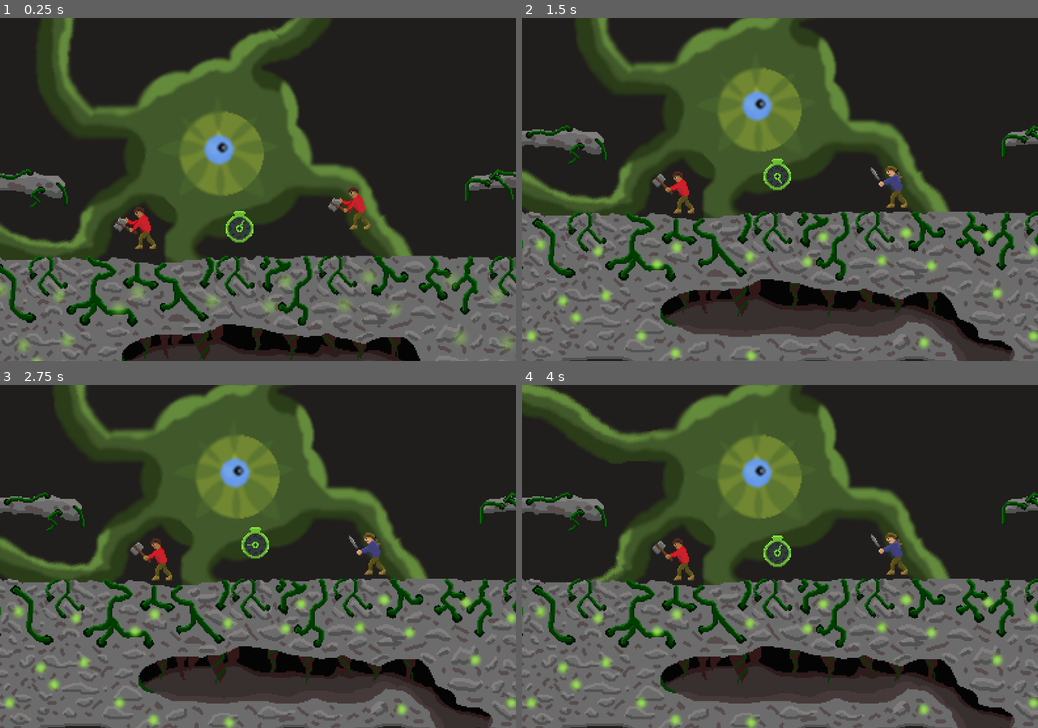
Above: before the commit, frames 1-4 (two rows, left to right).
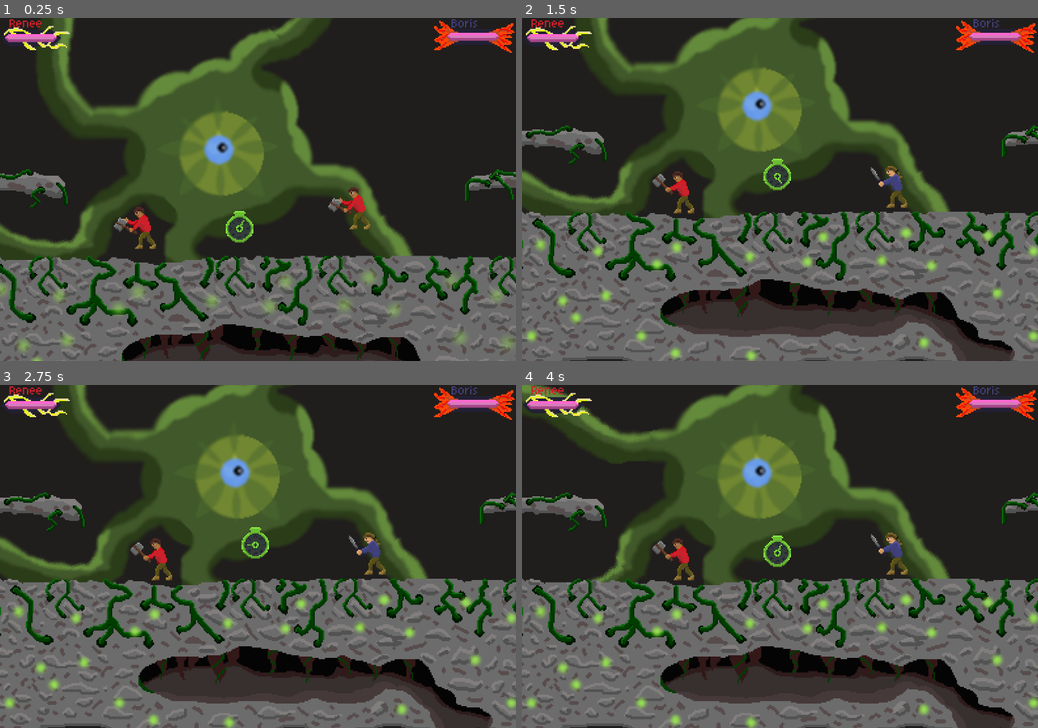
Above: after the commit, the same moments.

Repository: Justiniscoding/HavenHamilton
Game: Godot game, scene res://Scenes/game.tscn
The game is run twice, just before and just after one commit, with the same random seed, the same clock (stepped at 60 frames per second) and the same inputs. Sound files missing from this copy of the repository are replaced by a short silence.
Inputs:
- Up to frame 1 (0.25 s): no input
- Up to frame 2 (1.5 s): tap Enter (Set1) at 0.5, 0.6 s; tap S (down2) at 1.35 s
- Up to frame 3 (2.75 s): hold Down (down1) from 2.03 s (still down); tap Enter (Set1) at 2.1 s
- Up to frame 4 (4 s): release Down (down1) at 2.78 s; tap S (down2) at 2.85 s; tap Enter (Set1) at 3.6 s

The runs differ from the first frame. In frame 1, 1.2% of the frame differs, in the area x 0-100%, y 0-11%; in frame 2, 1.2%; in frame 3, 1.2%; in frame 4, 1.3%.
Error in both runs: Cannot call method 'connect' on a null value. (res://Scripts/game.gd:7)

Commit message:
various pvp changes

Diff:
--- a/Scenes/fireball.tscn
+++ b/Scenes/fireball.tscn
@@ -1,10 +1,11 @@
 [gd_scene format=3 uid="uid://bhl2qa4dy4pqe"]
 
 [ext_resource type="Script" uid="uid://ccafephfnmla0" path="res://Scripts/fireball.gd" id="1_0mxqg"]
-[ext_resource type="Texture2D" uid="uid://cfxr30ho306yx" path="res://Art/Fire Ball.png" id="1_xi7wk"]
+[ext_resource type="Texture2D" uid="uid://b605cax87cedk" path="res://Art/Fire Ball.png" id="1_xi7wk"]
 
-[sub_resource type="CircleShape2D" id="CircleShape2D_0mxqg"]
-radius = 2.0
+[sub_resource type="CapsuleShape2D" id="CapsuleShape2D_o5yvi"]
+radius = 4.0
+height = 15.0
 
 [sub_resource type="AtlasTexture" id="AtlasTexture_5cld6"]
 atlas = ExtResource("1_xi7wk")
@@ -120,7 +121,7 @@
 
 [node name="CollisionShape2D" type="CollisionShape2D" parent="." unique_id=1672883512]
 position = Vector2(0, -1)
-shape = SubResource("CircleShape2D_0mxqg")
+shape = SubResource("CapsuleShape2D_o5yvi")
 
 [node name="AnimatedSprite2D" type="AnimatedSprite2D" parent="." unique_id=58317549]
 sprite_frames = SubResource("SpriteFrames_xs5hf")
--- a/Scenes/game.tscn
+++ b/Scenes/game.tscn
@@ -90,20 +90,20 @@
 [node name="Control" type="CanvasLayer" parent="." unique_id=251352132]
 
 [node name="Boris" type="TextureProgressBar" parent="Control" unique_id=33905053]
-offset_left = 186.0
-offset_top = -135.0
-offset_right = 314.0
-offset_bottom = -71.0
+offset_left = 320.0
+offset_top = -2.0
+offset_right = 448.0
+offset_bottom = 62.0
 value = 100.0
 texture_under = ExtResource("5_i6g32")
 texture_progress = ExtResource("6_1l0tm")
 texture_progress_offset = Vector2(13, 13)
 
 [node name="Renee" type="TextureProgressBar" parent="Control" unique_id=1410879824]
-offset_left = -145.0
-offset_top = -135.0
-offset_right = -17.0
-offset_bottom = -71.0
+offset_left = -9.0
+offset_top = -1.0
+offset_right = 119.0
+offset_bottom = 63.0
 value = 100.0
 texture_under = ExtResource("5_v158k")
 texture_progress = ExtResource("6_1l0tm")
--- a/Scenes/lightning.tscn
+++ b/Scenes/lightning.tscn
@@ -4,7 +4,7 @@
 [ext_resource type="Texture2D" uid="uid://dbketk15xrekl" path="res://Art/Lightning Bolt.png" id="2_7ouyy"]
 
 [sub_resource type="RectangleShape2D" id="RectangleShape2D_7ouyy"]
-size = Vector2(26, 83)
+size = Vector2(19, 70)
 
 [sub_resource type="AtlasTexture" id="AtlasTexture_41j16"]
 atlas = ExtResource("2_7ouyy")
@@ -67,8 +67,9 @@
 script = ExtResource("1_wca04")
 
 [node name="CollisionShape2D" type="CollisionShape2D" parent="." unique_id=1169388123]
-position = Vector2(1, -0.5)
+position = Vector2(0, 7)
 shape = SubResource("RectangleShape2D_7ouyy")
 
 [node name="AnimatedSprite2D" type="AnimatedSprite2D" parent="." unique_id=991060253]
 sprite_frames = SubResource("SpriteFrames_xs5hf")
+frame = 3
--- a/Scripts/fireball.gd
+++ b/Scripts/fireball.gd
@@ -13,7 +13,7 @@
 func _physics_process(delta: float) -> void:
 	timer += delta
 
-	if timer > 1:
+	if timer > 1.5:
 		$AnimatedSprite2D.play("explode")
 		set_physics_process(false)
 		$AnimatedSprite2D.connect("animation_finished", func():
@@ -26,6 +26,7 @@
 				$AnimatedSprite2D.play("explode")
 				set_physics_process(false)
 				body.targetVel.x = 400 * direction
+				Global.remove_hp(2, 5)
 				$AnimatedSprite2D.connect("animation_finished", func():
 					queue_free())
 				return
--- a/Scripts/game.gd
+++ b/Scripts/game.gd
@@ -10,11 +10,8 @@
 	var tween: Tween = get_tree().create_tween()
 	print(Global.p1hp)
 	print(Global.p2hp)
-	print("the palyer number is")
 	if playerNum == 2:
-		tween.tween_property($Camera2D/Renee, "value", Global.p2hp, 1.5)
+		tween.tween_property($Control/Renee, "value", Global.p2hp, 1.5)
 	else:
-		tween.tween_property($Camera2D/Boris, "value", Global.p1hp, 1.5)
+		tween.tween_property($Control/Boris, "value", Global.p1hp, 1.5)
 	tween.play()
-	# $Camera2D/Renee.value = Global.p1hp
-	# $Camera2D/Boris.value = Global.p2hp
--- a/Scripts/player.gd
+++ b/Scripts/player.gd
@@ -77,6 +77,8 @@
 var weaponState = WeaponState.READY
 var didAttack = false
 
+var forcedDirection = 0
+
 func _ready() -> void:
 	pnum = str(playerNumber)
 
@@ -99,11 +101,13 @@
 			startup.reset(weapons["short" + pnum].charge)
 			currentAttack = Attacks.SHORT
 			weaponState = WeaponState.CHARGING
+			forcedDirection = 1 if $AnimatedSprite2D.flip_h else -1
 			print("charging")
 
 		if Input.is_action_just_pressed("range" + pnum):
 			$AnimatedSprite2D.play("range" + pnum)
 			startup.reset(weapons["range" + pnum].charge)
+			forcedDirection = 1 if $AnimatedSprite2D.flip_h else -1
 			currentAttack = Attacks.RANGED
 			weaponState = WeaponState.CHARGING
 
@@ -121,6 +125,8 @@
 
 			if not player == null and not currentAttack == Attacks.NONE and not didAttack:
 				didAttack = true
+
+				Global.remove_hp(1 if playerNumber == 2 else 2, 3)
 
 				player.targetVel.y = -1000
 				player.targetVel.x = 1000 if $AnimatedSprite2D.flip_h else -1000
@@ -180,6 +186,9 @@
 	if not is_on_floor():
 		direction *= 0.75
 
+	if currentAttack == Attacks.NONE:
+		forcedDirection = 0
+
 	targetVel = lerp(targetVel, Vector2.ZERO, 0.2)
 
 	if direction != 0:
@@ -191,12 +200,12 @@
 			$AnimatedSprite2D.play("idle" + pnum)
 		velocity.x = lerp(velocity.x, 0.0, 0.25)
 
-	if velocity.x > 0:
+	if velocity.x > 0 and forcedDirection != -1:
 		$AnimatedSprite2D.flip_h = true
 		$AnimatedSprite2D.offset.x = 7
 		$Weapon.scale.x = -1
 		$Weapon.position.x = 18
-	elif velocity.x < 0:
+	elif velocity.x < 0 and forcedDirection != 1:
 		$AnimatedSprite2D.flip_h = false
 		$AnimatedSprite2D.offset.x = -7
 		$Weapon.scale.x = 1
--- a/Scripts/time_token.gd
+++ b/Scripts/time_token.gd
@@ -20,6 +20,7 @@
 		if time >= 0.5:
 			playerNode.get_node("AnimatedSprite2D").material.set_shader_parameter("enabled", false)
 			playerNode.position = teleTo
+			playerNode.canDoubleJump = true
 			playerNode.get_node("AnimatedSprite2D").material.set_shader_parameter("time", 0.0)
 			queue_free()
 			return
--- a/project.godot
+++ b/project.godot
@@ -80,6 +80,7 @@
 "events": [Object(InputEventKey,"resource_local_to_scene":false,"resource_name":"","device":-1,"window_id":0,"alt_press …(195 unchanged characters)…
 , Object(InputEventKey,"resource_local_to_scene":false,"resource_name":"","device":-1,"window_id":0,"alt_pressed":false …(186 unchanged characters)…
 , Object(InputEventKey,"resource_local_to_scene":false,"resource_name":"","device":-1,"window_id":0,"alt_pressed":false …(182 unchanged characters)…
+, Object(InputEventKey,"resource_local_to_scene":false,"resource_name":"","device":-1,"window_id":0,"alt_pressed":false,"shift_pressed":false,"ctrl_pressed":false,"meta_pressed":false,"pressed":false,"keycode":0,"physical_keycode":46,"key_label":0,"unicode":46,"location":0,"echo":false,"script":null)
 ]
 }
 short2={
@@ -95,6 +96,7 @@
 range1={
 "deadzone": 0.2,
 "events": [Object(InputEventKey,"resource_local_to_scene":false,"resource_name":"","device":-1,"window_id":0,"alt_press …(195 unchanged characters)…
+, Object(InputEventKey,"resource_local_to_scene":false,"resource_name":"","device":-1,"window_id":0,"alt_pressed":false,"shift_pressed":false,"ctrl_pressed":false,"meta_pressed":false,"pressed":false,"keycode":0,"physical_keycode":47,"key_label":0,"unicode":47,"location":0,"echo":false,"script":null)
 ]
 }
 range2={
Not shown: 1 places in Scenes/player.tscn that only renumber resources
Not shown, changed: todo.md
